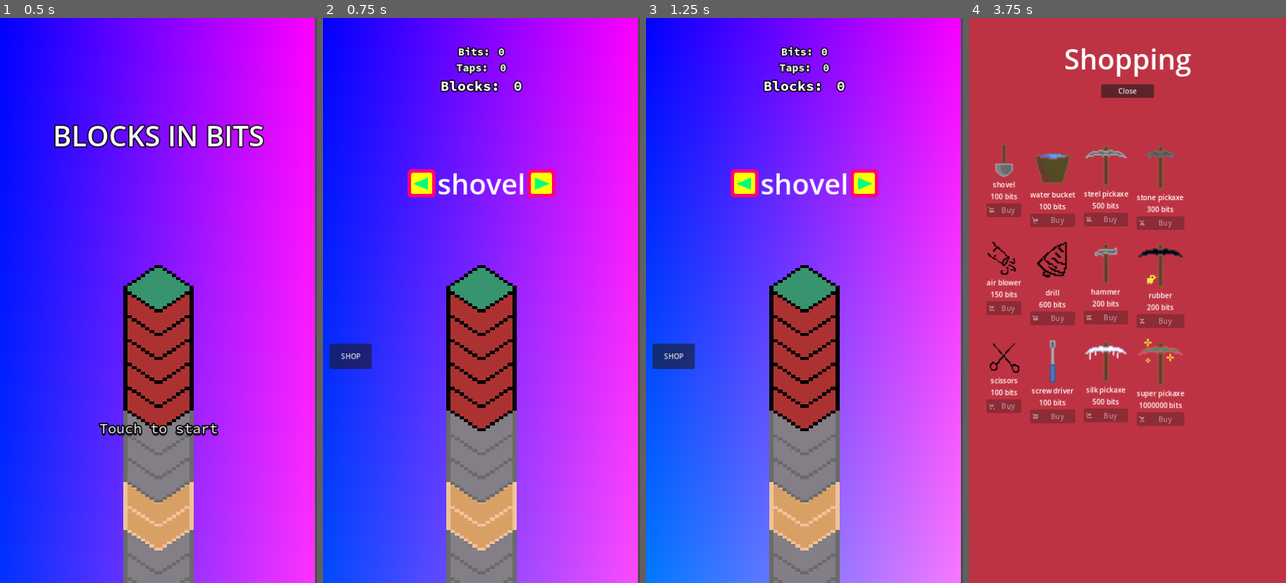
Above: before the commit, frames 1-4 (left to right).
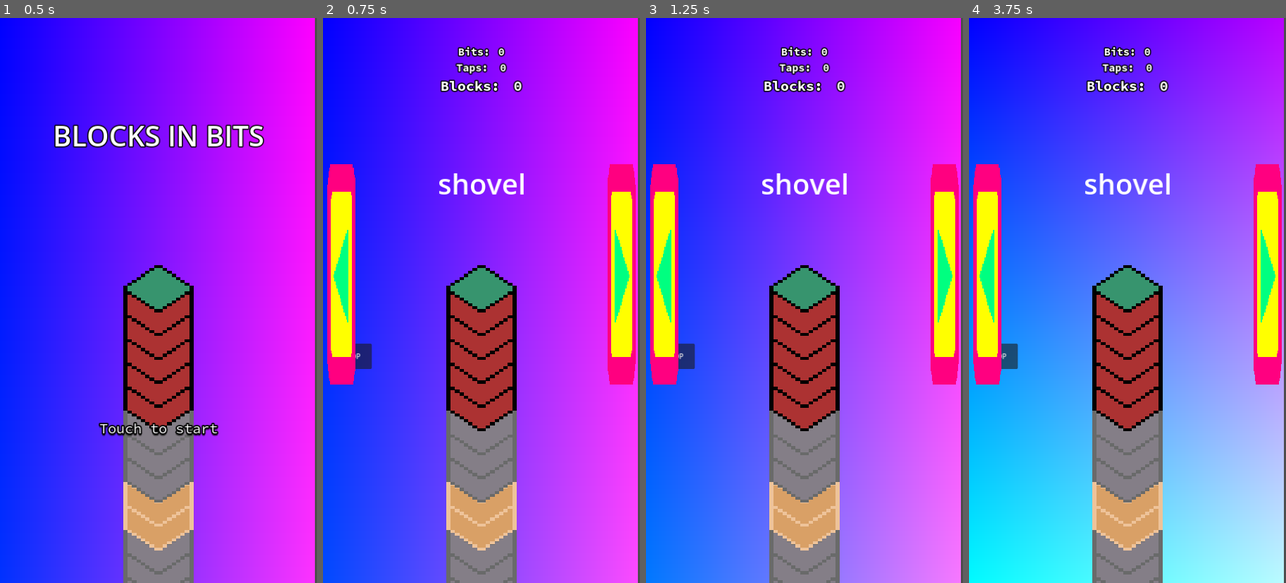
Above: after the commit, the same moments.

Repository: tfcb93/block-in-bits
Game: Godot game, scene res://Scenes/game.tscn
The game is run twice, just before and just after one commit, with the same random seed, the same clock (stepped at 60 frames per second) and the same inputs.
Inputs (mouse positions are in pixels of both pictures, inside the frame that each line leads up to; where the layout moved, square brackets give the same spot in the first picture):
- Up to frame 1 (0.5 s): no input
- Up to frame 2 (0.75 s): move the mouse to (551, 272) at 0.52 s; click (551, 272) at 0.67 s
- Up to frame 3 (1.25 s): no input
- Up to frame 4 (3.75 s): click (988, 272) [1067, 181] at 1.25 s; click (1266, 272) [1181, 181] at 2 s; click (1266, 272) [1187, 181] at 2.75 s; click "SHOP" at 3.5 s

Frame 1 is identical in both runs. In frame 2, 7.9% of the frame differs, in the area x 1-99%, y 25-65%; in frame 3, 7.9%; in frame 4, 98%, in the area x 0-100%, y 0-100%.

Commit message:
makes some changes in the layout

Diff:
--- a/Scenes/game.tscn
+++ b/Scenes/game.tscn
@@ -43,5 +43,6 @@
 text = "SHOP"
 
 [node name="Shopping" parent="." instance=ExtResource("11_io7s5")]
+visible = false
 
 [connection signal="button_down" from="Button" to="." method="_on_button_button_down"]
--- a/Scenes/picaxe_selector.tscn
+++ b/Scenes/picaxe_selector.tscn
@@ -9,36 +9,35 @@
 [node name="Selector" type="CanvasLayer"]
 script = ExtResource("1_dyclj")
 
-[node name="HBoxContainer" type="HBoxContainer" parent="."]
-anchors_preset = 5
-anchor_left = 0.5
-anchor_right = 0.5
-offset_left = -147.0
+[node name="Previous" type="TextureButton" parent="."]
+texture_filter = 1
+offset_left = 10.0
 offset_top = 331.0
-offset_right = 147.0
-offset_bottom = 419.0
-grow_horizontal = 2
-
-[node name="Previous" type="TextureButton" parent="HBoxContainer"]
-texture_filter = 1
-layout_mode = 2
+offset_right = 74.0
+offset_bottom = 831.0
 texture_normal = ExtResource("2_5k6lc")
-stretch_mode = 3
+stretch_mode = 0
 flip_h = true
 
-[node name="Actual" type="Label" parent="HBoxContainer"]
-layout_mode = 2
+[node name="Actual" type="Label" parent="."]
+offset_left = 261.0
+offset_top = 331.0
+offset_right = 459.0
+offset_bottom = 419.0
 text = "Picaxe"
 label_settings = SubResource("LabelSettings_gnujf")
 horizontal_alignment = 1
 vertical_alignment = 1
 justification_flags = 161
 
-[node name="Next" type="TextureButton" parent="HBoxContainer"]
+[node name="Next" type="TextureButton" parent="."]
 texture_filter = 1
-layout_mode = 2
+offset_left = 646.0
+offset_top = 331.0
+offset_right = 710.0
+offset_bottom = 831.0
 texture_normal = ExtResource("2_5k6lc")
-stretch_mode = 3
+stretch_mode = 0
 
-[connection signal="button_down" from="HBoxContainer/Previous" to="." method="_on_previous_button_down"]
-[connection signal="button_down" from="HBoxContainer/Next" to="." method="_on_next_button_down"]
+[connection signal="button_down" from="Previous" to="." method="_on_previous_button_down"]
+[connection signal="button_down" from="Next" to="." method="_on_next_button_down"]
--- a/Scripts/picaxe_selector.gd
+++ b/Scripts/picaxe_selector.gd
@@ -1,6 +1,6 @@
 extends CanvasLayer;
 
-@onready var actual_label := $HBoxContainer/Actual;
+@onready var actual_label := $Actual;
 
 func _ready() -> void:
 	Events.connect("pickaxe_type_changed", _on_change_pickaxe_type);
